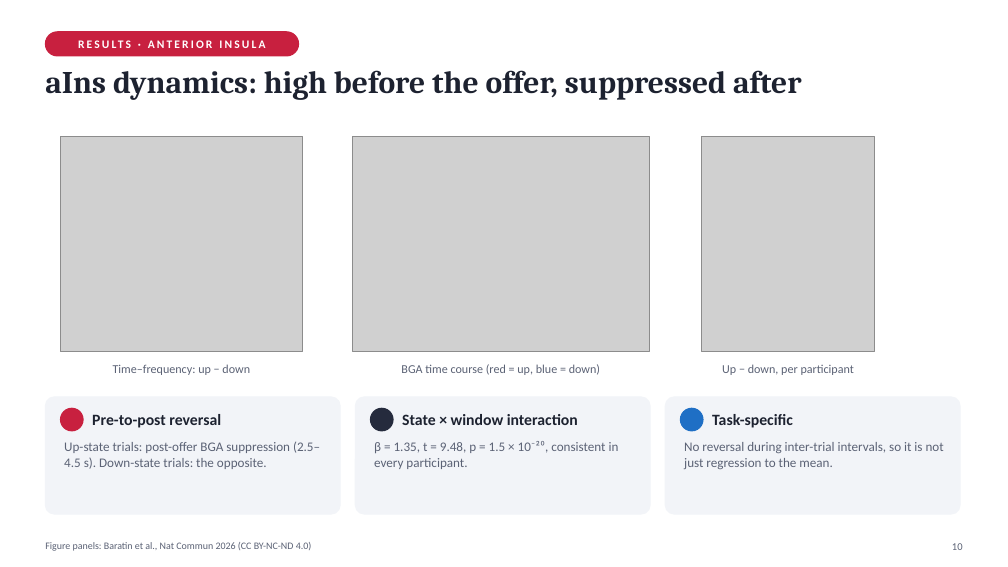
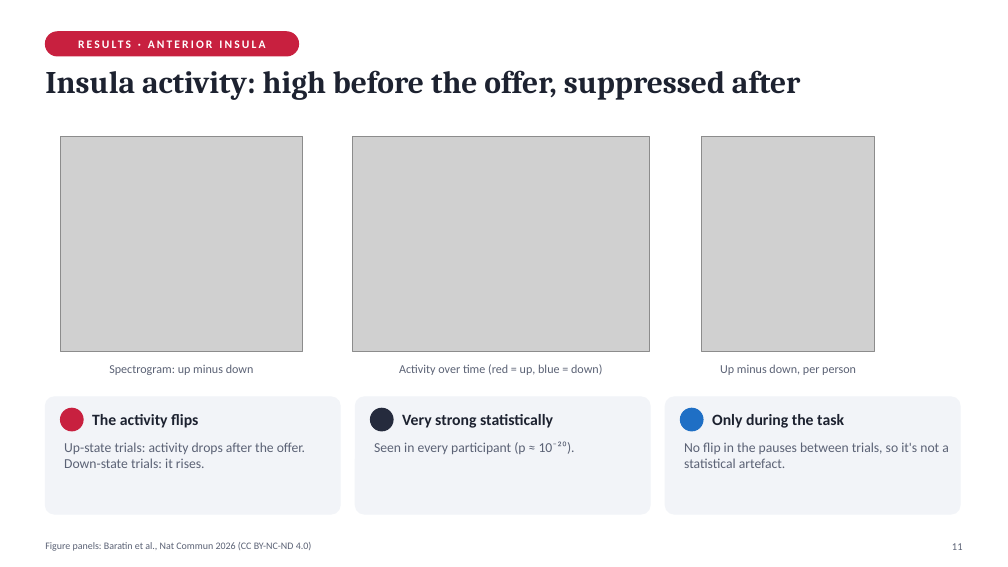
Before and after one commit to khoatranrb/DOC, a slide deck: slide 11 of Baratin2026_presentation/Baratin2026_ClosedLoop_aIns_presentation.pptx (slide 10 before the commit). Drawn at 1008x567 pixels with LibreOffice and Linux fonts; fonts in the diff are those of the drawing; grey boxes stand for pictures. Boxes give left, top, right and bottom in pixels: in the first picture for what was removed or moved away, otherwise in the second. Text is boxed around its words. In the diff, an @@ line names an element or a change of style, - is before the commit and + after.

```diff
--- a/Baratin2026_presentation/Baratin2026_ClosedLoop_aIns_presentation.pptx
+++ b/Baratin2026_presentation/Baratin2026_ClosedLoop_aIns_presentation.pptx
@@ text at bbox=[45, 70, 801, 100]: text changed @@
-aIns dynamics: high before the offer, suppressed after
+Insula activity: high before the offer, suppressed after
@@ text at bbox=[109, 364, 254, 375]: text changed @@
-Time–frequency: up − down
+Spectrogram: up minus down
@@ text at bbox=[399, 364, 602, 375]: text changed @@
-BGA time course (red = up, blue = down)
+Activity over time (red = up, blue = down)
@@ text at bbox=[720, 364, 856, 375]: text changed @@
-Up − down, per participant
+Up minus down, per person
@@ text at bbox=[92, 414, 198, 428]: text changed @@
-Pre-to-post reversal
+The activity flips
@@ text at bbox=[402, 414, 553, 428]: text changed @@
-State × window interaction
+Very strong statistically
@@ text at bbox=[712, 414, 844, 428]: text changed @@
-Task-specific
+Only during the task
@@ text at bbox=[64, 442, 305, 468]: text changed; size 12.5 to 13 pt @@
-Up-state trials: post-offer BGA suppression (2.5–4.5 s). Down-state trials: the opposite.
+Up-state trials: activity drops after the offer. Down-state trials: it rises.
@@ text at bbox=[374, 441, 575, 454]: text changed; size 12.5 to 13 pt @@
-β = 1.35, t = 9.48, p = 1.5 × 10⁻²⁰, consistent in every participant.
+Seen in every participant (p ≈ 10⁻²⁰).
@@ text at bbox=[684, 442, 949, 468]: text changed; size 12.5 to 13 pt @@
-No reversal during inter-trial intervals, so it is not just regression to the mean.
+No flip in the pauses between trials, so it's not a statistical artefact.
@@ text at bbox=[952, 543, 963, 550]: text changed @@
-10
+11
```
Also in this commit, not shown: 14 other slides changed, 2 slides added, 1 slide removed, 1 other file.
